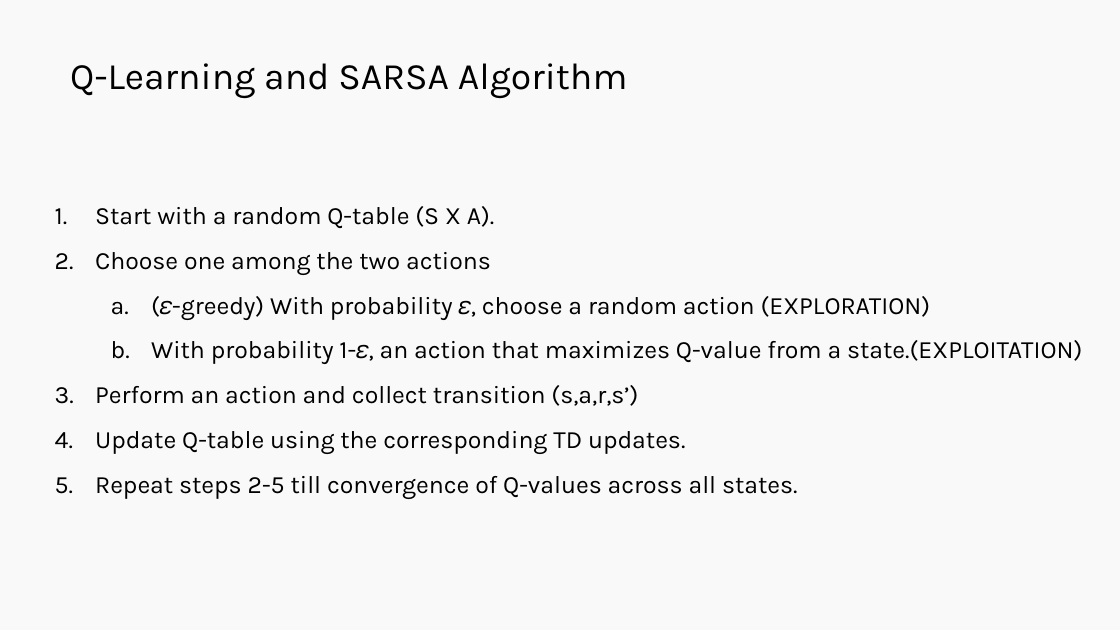
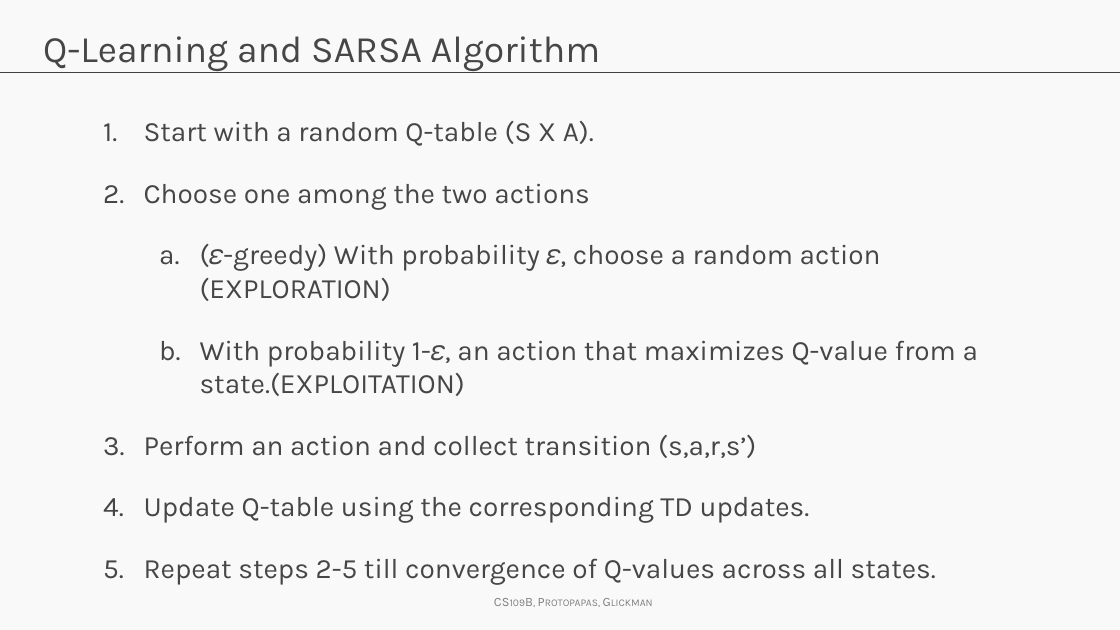
Before and after one commit to Harvard-IACS/2019-CS109B, a slide deck: slide 62 of content/lectures/lecture14/presentation/cs109b_lecture14_RL.pptx. Drawn at 1120x630 pixels with LibreOffice and Linux fonts; fonts in the diff are those of the drawing; background and template pictures are left out. Boxes give left, top, right and bottom in pixels: in the first picture for what was removed or moved away, otherwise in the second. Text is boxed around its words. In the diff, an @@ line names an element or a change of style, - is before the commit and + after.

```diff
--- a/content/lectures/lecture14/presentation/cs109b_lecture14_RL.pptx
+++ b/content/lectures/lecture14/presentation/cs109b_lecture14_RL.pptx
@@ title "Q-Learning and SARSA Algorithm": place and size @@
-title "Q-Learning and SARSA Algorithm" at bbox=[70, 63, 627, 99]
+title "Q-Learning and SARSA Algorithm" at bbox=[43, 36, 600, 71]
@@ title "Q-Learning and SARSA Algorithm" at bbox=[43, 36, 600, 71]: text colour #000000 to #464646; vertical alignment bottom to top @@
@@ line added from (0, 73) to (1120, 73), #404040 0.75 pt @@
@@ text "Start with a random Q-table ...": place and size @@
-text "Start with a random Q-table ..." at bbox=[95, 206, 1082, 499]
+text "Start with a random Q-table ..." at bbox=[144, 121, 978, 585]
@@ text "Start with a random Q-table ..." at bbox=[144, 121, 978, 585]: size 16 to 18 pt, text colour #000000 to #464646; line spacing 1.5 to 1; more space between paragraphs @@
@@ text added at bbox=[483, 588, 672, 615], 8.2 pt, text #808080, small capitals @@
+CS109B, Protopapas, Glickman
```
Also in this commit, not shown: 6 other slides changed, 2 slides added, 2 slides removed.
